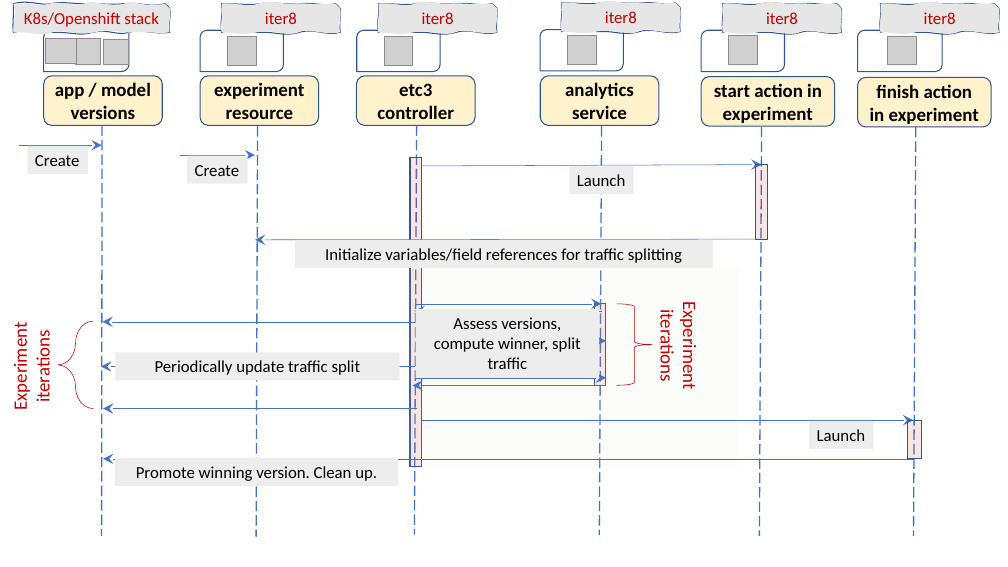
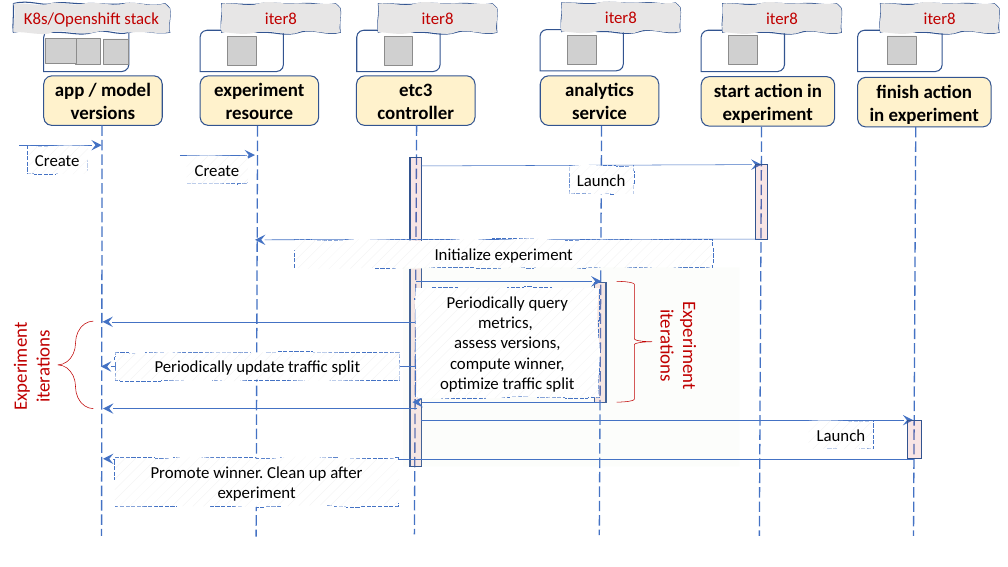
Before and after one commit to iter8-tools/iter8, a slide deck: slide 17 of mkdocs/src/assets/images/iter8++images.pptx. Drawn at 1008x567 pixels with LibreOffice and Linux fonts; fonts in the diff are those of the drawing; grey boxes stand for pictures. Boxes give left, top, right and bottom in pixels: in the first picture for what was removed or moved away, otherwise in the second. Text is boxed around its words. In the diff, an @@ line names an element or a change of style, - is before the commit and + after.

```diff
--- a/mkdocs/src/assets/images/iter8++images.pptx
+++ b/mkdocs/src/assets/images/iter8++images.pptx
@@ rectangle removed at (x1=27, y1=146, x2=88, y2=174) @@
-Create
@@ freeform shape added at (x1=27, y1=146, x2=88, y2=174), fill pattern #EDEDED on #FFFFFF, outline #4472C4 0.75 pt dashed, 16 pt, text #000000 @@
+Create
@@ rectangle removed at (x1=188, y1=156, x2=248, y2=184) @@
-Create
@@ freeform shape added at (x1=188, y1=156, x2=248, y2=184), fill pattern #EDEDED on #FFFFFF, outline #4472C4 0.75 pt dashed, 16 pt, text #000000 @@
+Create
@@ rectangle removed at (x1=569, y1=166, x2=634, y2=194) @@
-Launch
@@ freeform shape added at (x1=569, y1=166, x2=634, y2=194), fill pattern #EDEDED on #FFFFFF, outline #4472C4 0.75 pt dashed, 16 pt, text #000000 @@
+Launch
@@ rectangle removed at (x1=295, y1=240, x2=713, y2=268) @@
-Initialize variables/field references for traffic splitting
@@ freeform shape added at (x1=295, y1=240, x2=713, y2=268), fill pattern #EDEDED on #FFFFFF, outline #4472C4 0.75 pt dashed, 16 pt, text #000000 @@
+Initialize experiment
@@ arrow moved from (416, 304) - (602, 304) to (416, 281) - (602, 281) @@
@@ freeform shape added at (x1=416, y1=288, x2=599, y2=398), fill pattern #EDEDED on #FFFFFF, outline #4472C4 0.75 pt dashed, 16 pt, text #000000 @@
+Periodically query metrics,
+assess versions,
+compute winner,
+optimize traffic split
@@ rectangle resized from (x1=594, y1=304, x2=606, y2=386) to (x1=595, y1=282, x2=606, y2=402) @@
@@ right brace resized from (x1=617, y1=304, x2=653, y2=386) to (x1=617, y1=281, x2=653, y2=402) @@
@@ arrow removed from (602, 311) to (414, 311) @@
@@ rectangle removed at (x1=416, y1=309, x2=599, y2=378) @@
-Assess versions, compute winner, split traffic
@@ rectangle removed at (x1=116, y1=352, x2=400, y2=380) @@
-Periodically update traffic split
@@ freeform shape added at (x1=116, y1=352, x2=400, y2=380), fill pattern #EDEDED on #FFFFFF, outline #4472C4 0.75 pt dashed, 16 pt, text #000000 @@
+Periodically update traffic split
@@ arrow removed from (600, 348) to (415, 348) @@
@@ arrow removed from (417, 341) to (606, 341) @@
@@ arrow removed from (415, 378) to (606, 378) @@
@@ arrow moved from (602, 386) - (413, 386) to (602, 402) - (413, 402) @@
@@ rectangle removed at (x1=809, y1=421, x2=873, y2=449) @@
-Launch
@@ freeform shape added at (x1=809, y1=421, x2=873, y2=449), fill pattern #EDEDED on #FFFFFF, outline #4472C4 0.75 pt dashed, 16 pt, text #000000 @@
+Launch
@@ rectangle removed at (x1=115, y1=458, x2=398, y2=486) @@
-Promote winning version. Clean up.
@@ freeform shape added at (x1=115, y1=458, x2=398, y2=507), fill pattern #EDEDED on #FFFFFF, outline #4472C4 0.75 pt dashed, 16 pt, text #000000 @@
+Promote winner. Clean up after experiment
```
Also in this commit, not shown: 19 other files.
